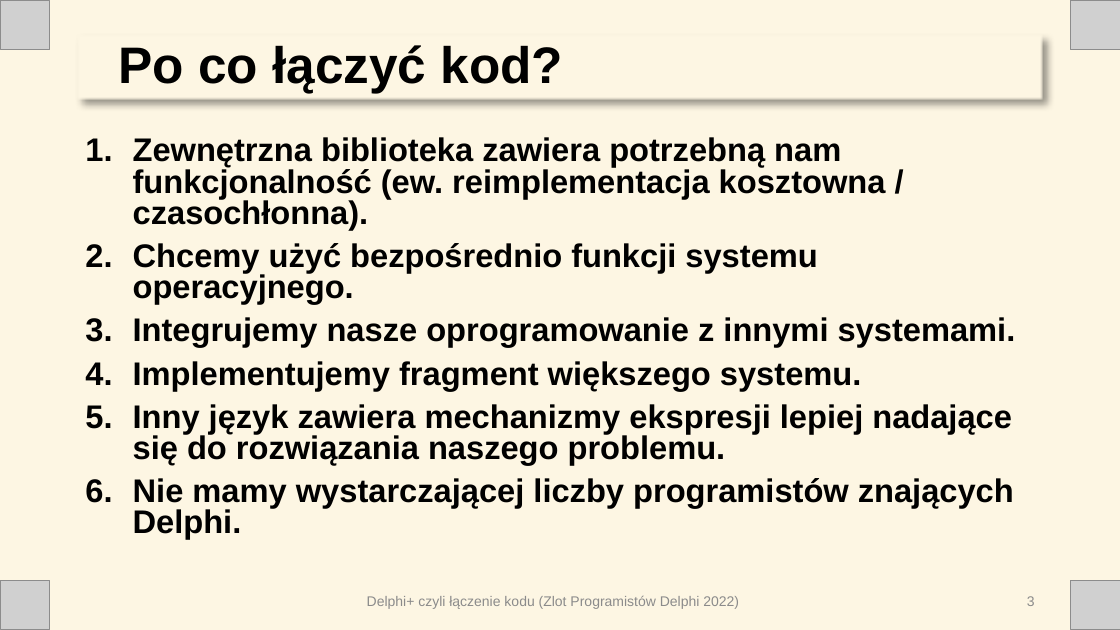
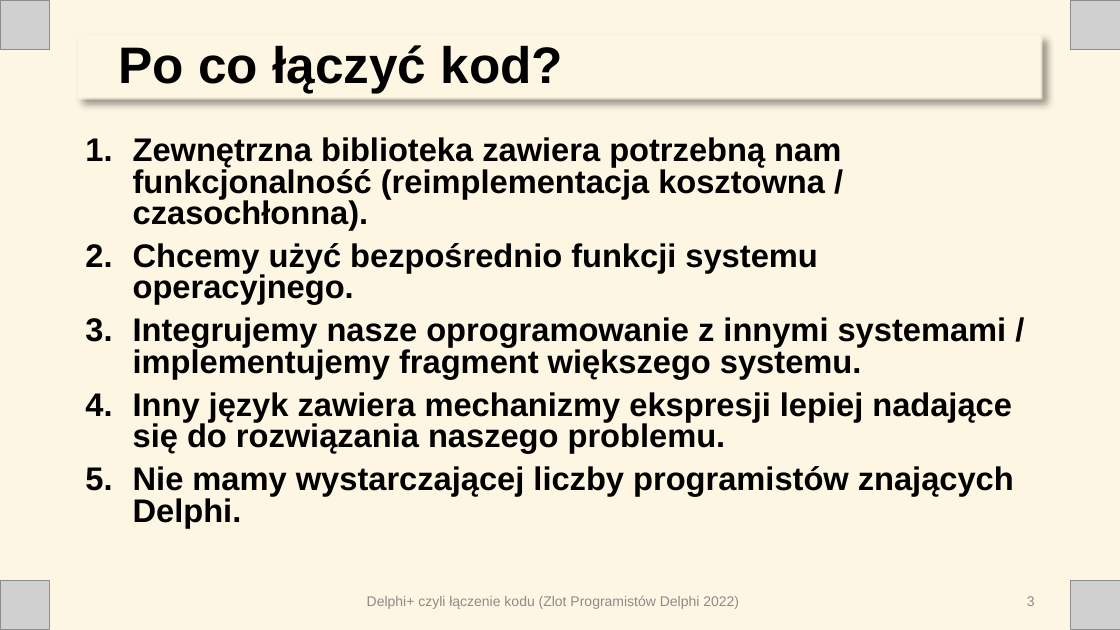
Before and after one commit to ttyrakow/zlot22, a slide deck: slide 3 of prezentacja/DelphiPlus.pptx. Drawn at 1120x630 pixels with LibreOffice and Linux fonts; fonts in the diff are those of the drawing; grey boxes stand for pictures. Boxes give left, top, right and bottom in pixels: in the first picture for what was removed or moved away, otherwise in the second. Text is boxed around its words. In the diff, an @@ line names an element or a change of style, - is before the commit and + after.

```diff
--- a/prezentacja/DelphiPlus.pptx
+++ b/prezentacja/DelphiPlus.pptx
@@ text at bbox=[133, 137, 841, 230]: text changed @@
-1. Zewnętrzna biblioteka zawiera potrzebną nam funkcjonalność (ew. reimplementacja kosztowna / czasochłonna).
+1. Zewnętrzna biblioteka zawiera potrzebną nam funkcjonalność (reimplementacja kosztowna / czasochłonna).
@@ text at bbox=[133, 317, 1007, 379]: text changed @@
-3. Integrujemy nasze oprogramowanie z innymi systemami.
-4. Implementujemy fragment większego systemu.
+3. Integrujemy nasze oprogramowanie z innymi systemami / implementujemy fragment większego systemu.
```
Also in this commit, not shown: 1 other slide changed, 2 other files.
